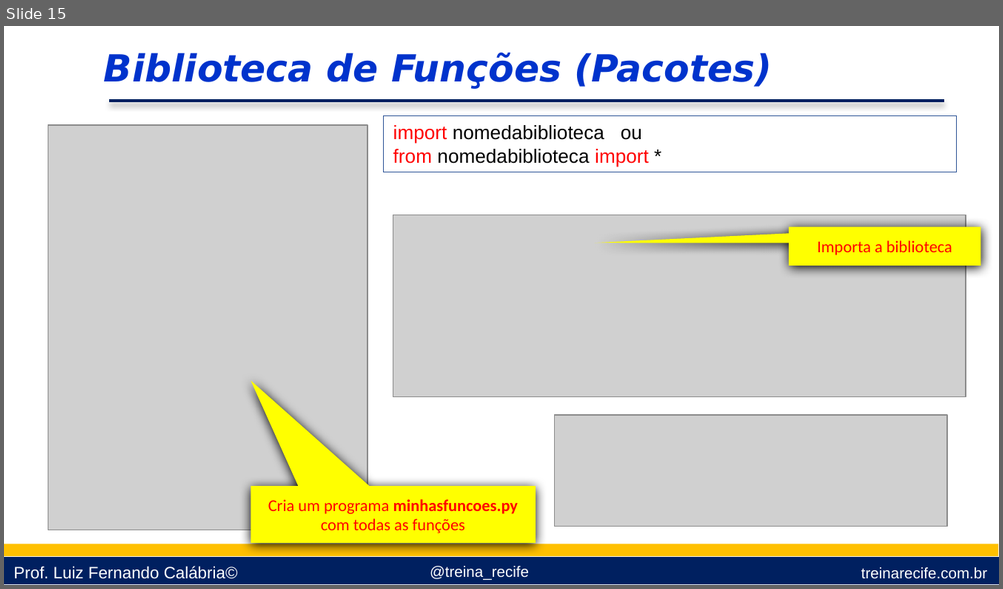
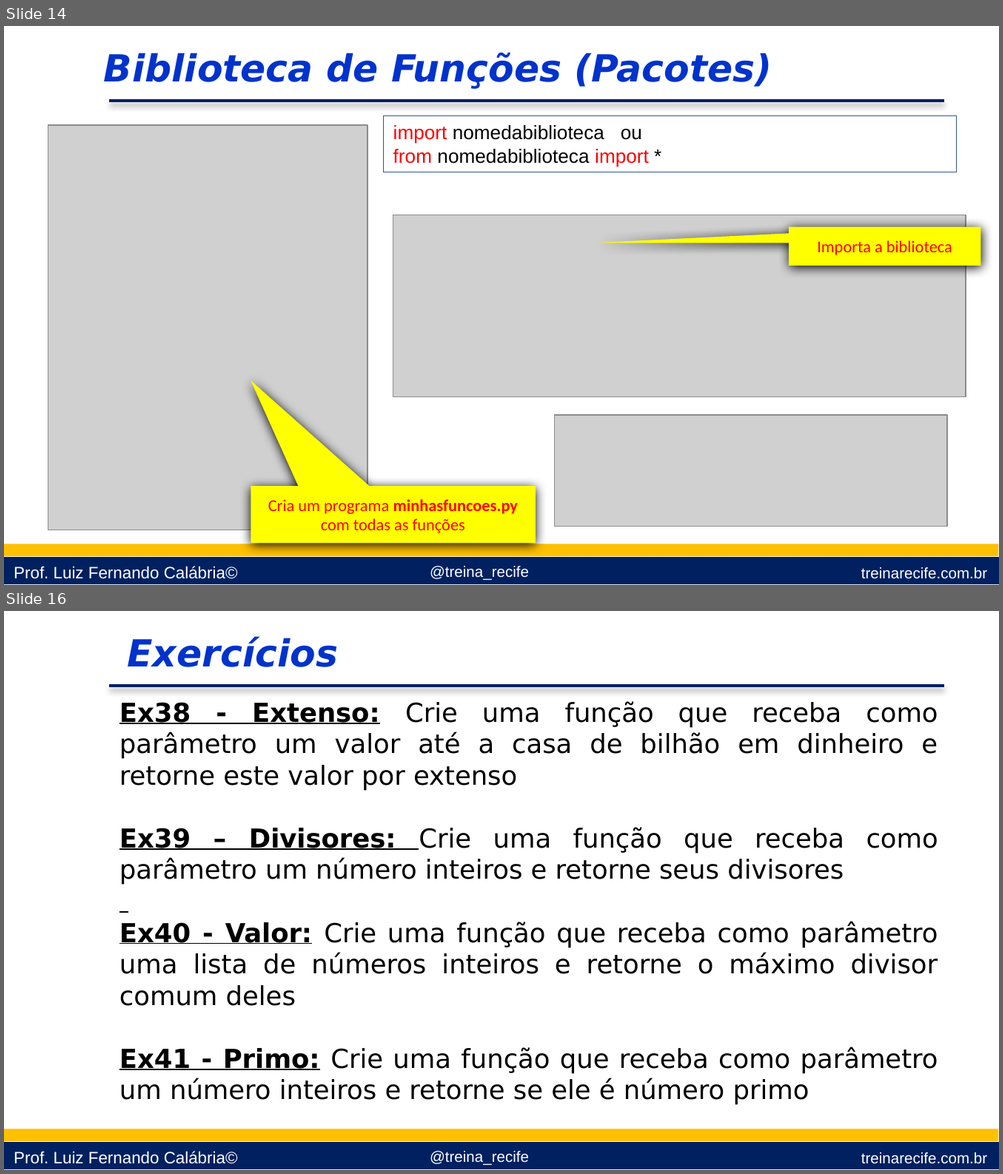
Before and after one commit to lfcalabria/pythonbasico, a slide deck: Apresentações/09 - Funçoes e Pacotes.pptx. Shown one above the other, each under a label of ours: slide 15 before the commit, slides 14 and 16 after it; the slides between them are not shown. The pictures are 1003x589 and 1003x1174 pixels, drawn with LibreOffice and Linux fonts; fonts in the diff are those of the drawing; grey boxes stand for pictures; background and template pictures are left out. Boxes give left, top, right and bottom in pixels: in the first picture for what was removed or moved away, otherwise in the second. Text is boxed around its words. In the diff, an @@ line names an element or a change of style, - is before the commit and + after.

```diff
--- a/Apresentações/09 - Funçoes e Pacotes.pptx
+++ b/Apresentações/09 - Funçoes e Pacotes.pptx
@@ slide 16 added at [4, 611, 999, 1170], background #FFFFFF; not listed: 6 template elements that a slide beside it also shows @@
@@ text added at [128, 636, 338, 667], 27 pt, text #0033CC, bold, italic @@
+Exercícios
@@ text added at [119, 701, 938, 1105], 19 pt, text #000000 @@
+Ex38 - Extenso: Crie uma função que receba como parâmetro um valor até a casa de bilhão em dinheiro e retorne este valor por extenso
+Ex39 – Divisores: Crie uma função que receba como parâmetro um número inteiros e retorne seus divisores
+Ex40 - Valor: Crie uma função que receba como parâmetro uma lista de números inteiros e retorne o máximo divisor comum deles
+Ex41 - Primo: Crie uma função que receba como parâmetro um número inteiros e retorne se ele é número primo
@@ what was slide 15 is now slide 14 @@
```
Also in this commit, not shown: 1 other slide added, 1 slide removed, 13 other files.
